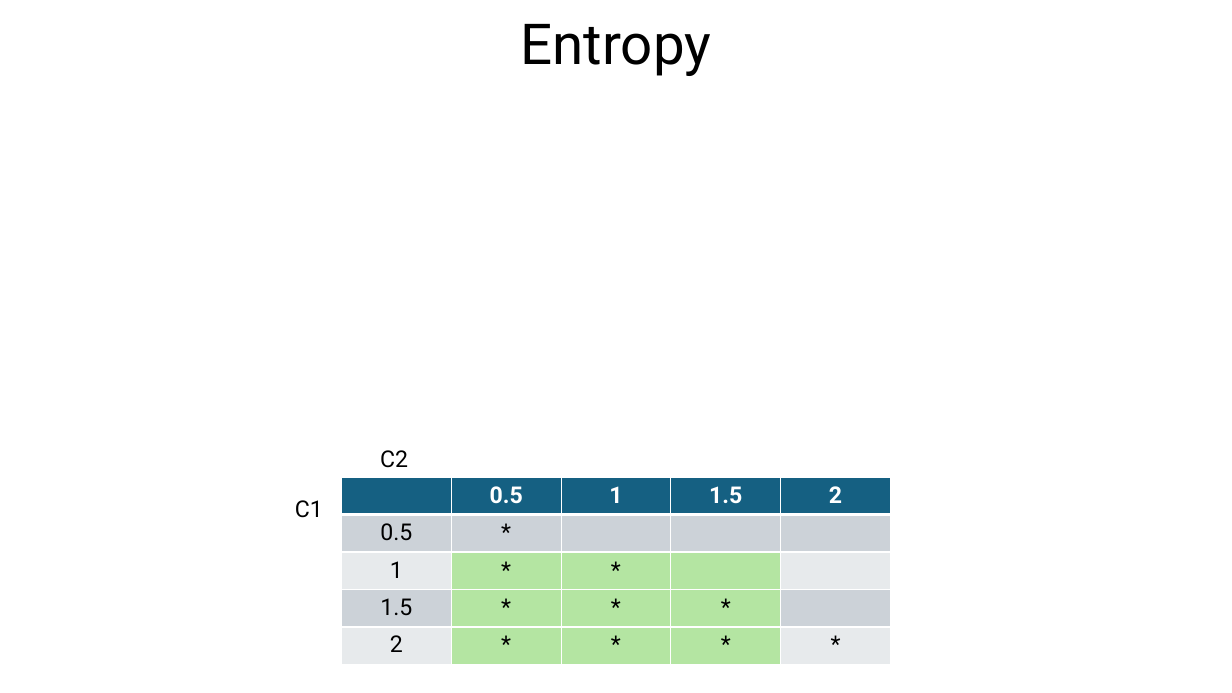
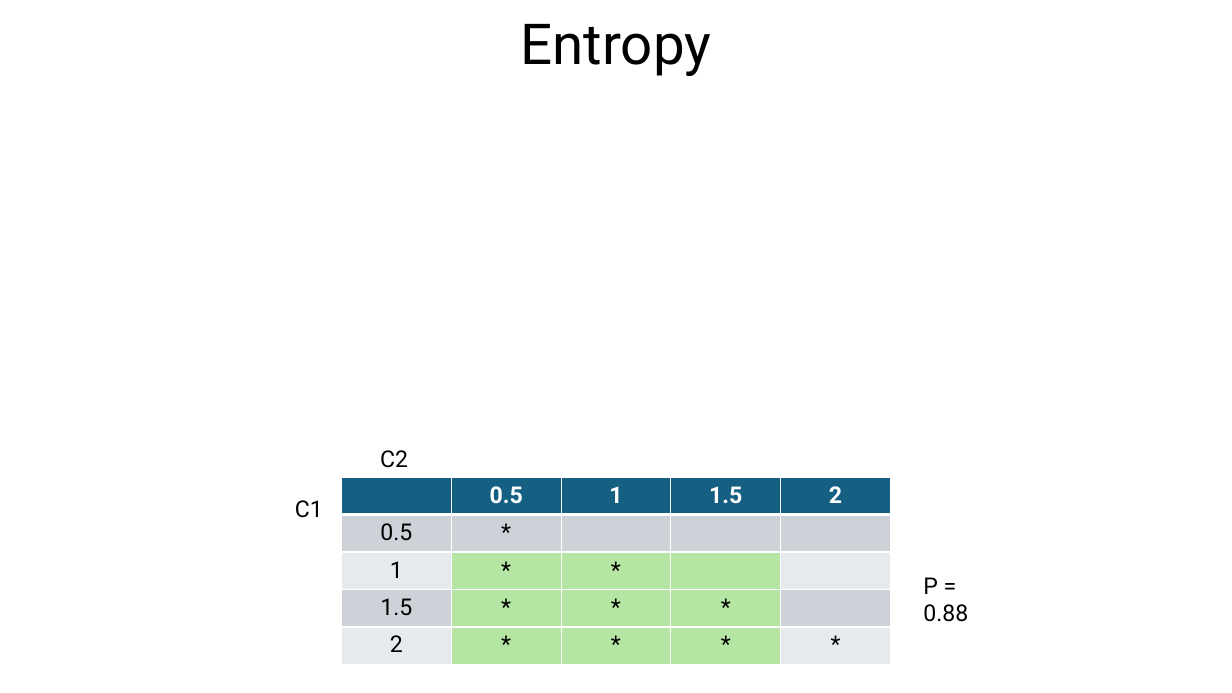
Before and after one commit to sohrabnamazinia/Personalized-Top-K-Set-Queries, a slide deck: slide 25 of rankingwithLLM.pptx. Drawn at 1232x693 pixels with LibreOffice and Linux fonts; fonts in the diff are those of the drawing; grey boxes stand for pictures. Boxes give left, top, right and bottom in pixels: in the first picture for what was removed or moved away, otherwise in the second. Text is boxed around its words. In the diff, an @@ line names an element or a change of style, - is before the commit and + after.

```diff
--- a/rankingwithLLM.pptx
+++ b/rankingwithLLM.pptx
@@ text added at bbox=[923, 577, 968, 622], 18 pt, text #000000 @@
+P = 0.88
```
Also in this commit, not shown: 1 other slide changed, 1 other file.
